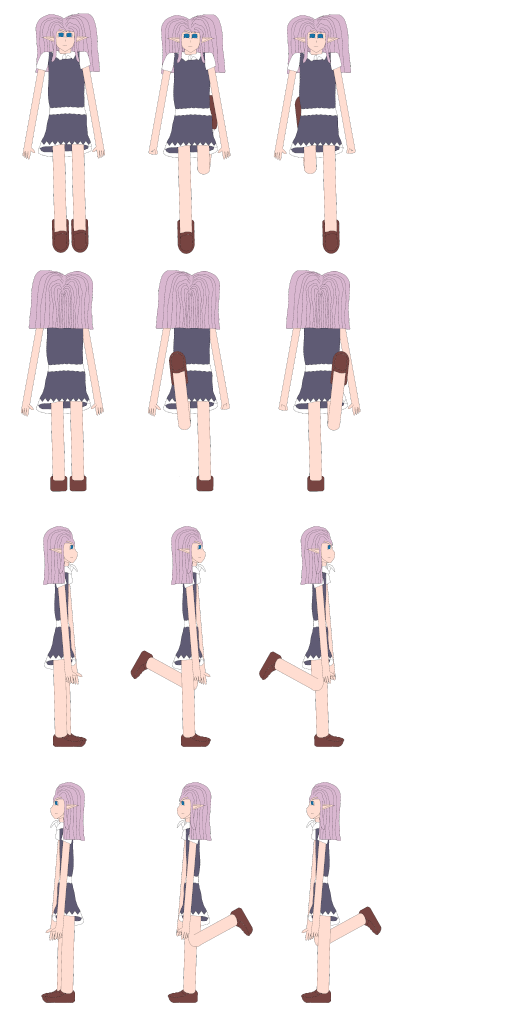
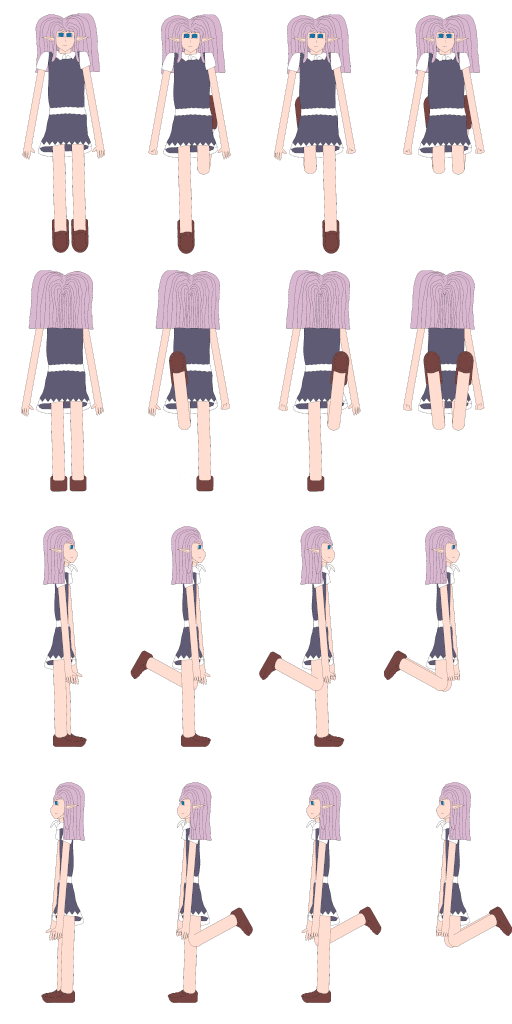
Layer changes from the first (512, 1024) image to the second:
added layer "wjump" above "ejump" over bbox(436, 782, 512, 948)
added layer "ejump" above "njump" over bbox(384, 526, 460, 692)
added layer "njump" above "sjump" over bbox(403, 270, 485, 431)
added layer "sjump" above "wwalk2.png" over bbox(403, 14, 485, 175)
